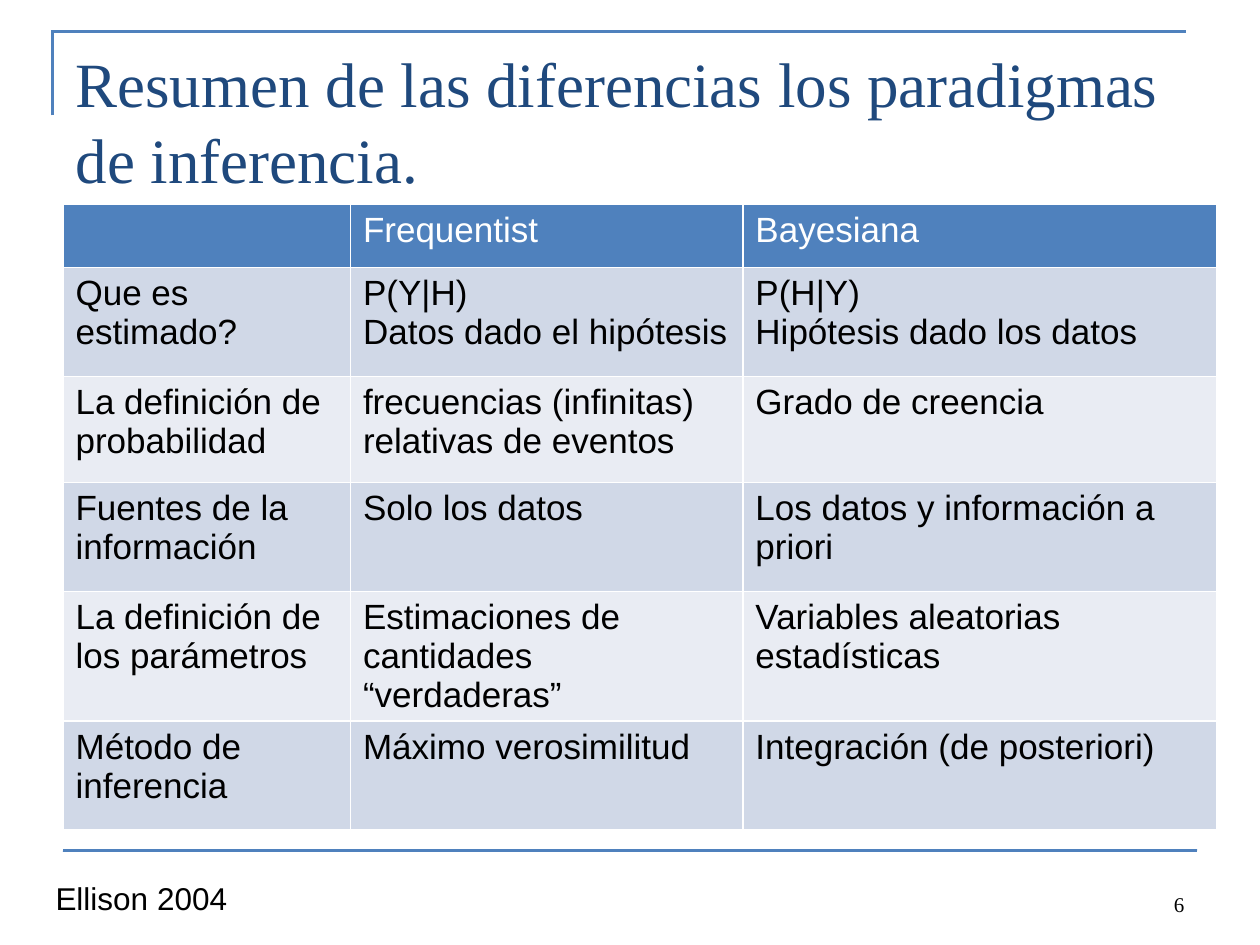
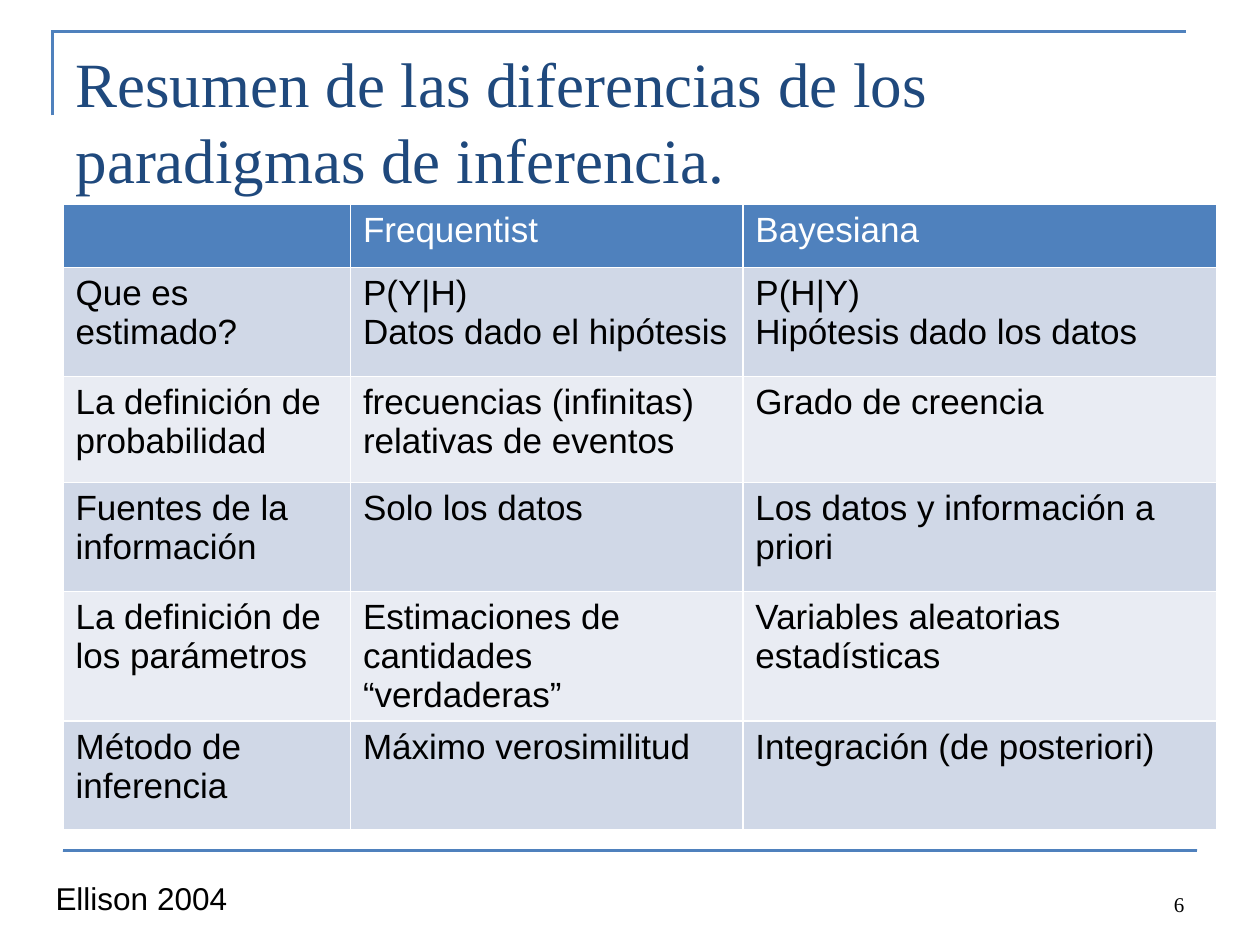
Before and after one commit to colemonnahan/bayes_workshop, a slide deck: slide 6 of dia2/lecture2_bayes.pptx. Drawn at 1260x945 pixels with LibreOffice and Linux fonts; fonts in the diff are those of the drawing. Boxes give left, top, right and bottom in pixels: in the first picture for what was removed or moved away, otherwise in the second. Text is boxed around its words. In the diff, an @@ line names an element or a change of style, - is before the commit and + after.

```diff
--- a/dia2/lecture2_bayes.pptx
+++ b/dia2/lecture2_bayes.pptx
@@ title at bbox=[76, 62, 926, 195]: text changed @@
-Resumen de las diferencias los paradigmas de inferencia.
+Resumen de las diferencias de los paradigmas de inferencia.
```
Also in this commit, not shown: 9 other slides changed, 4 other files.
